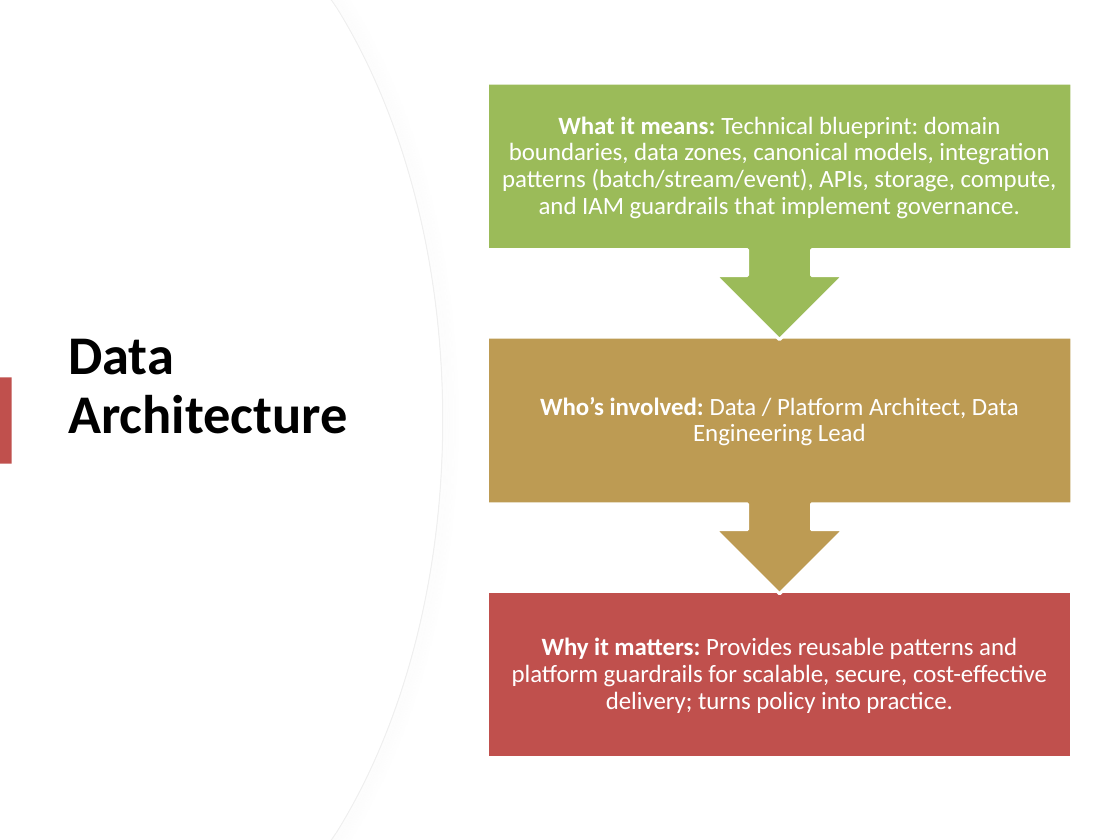
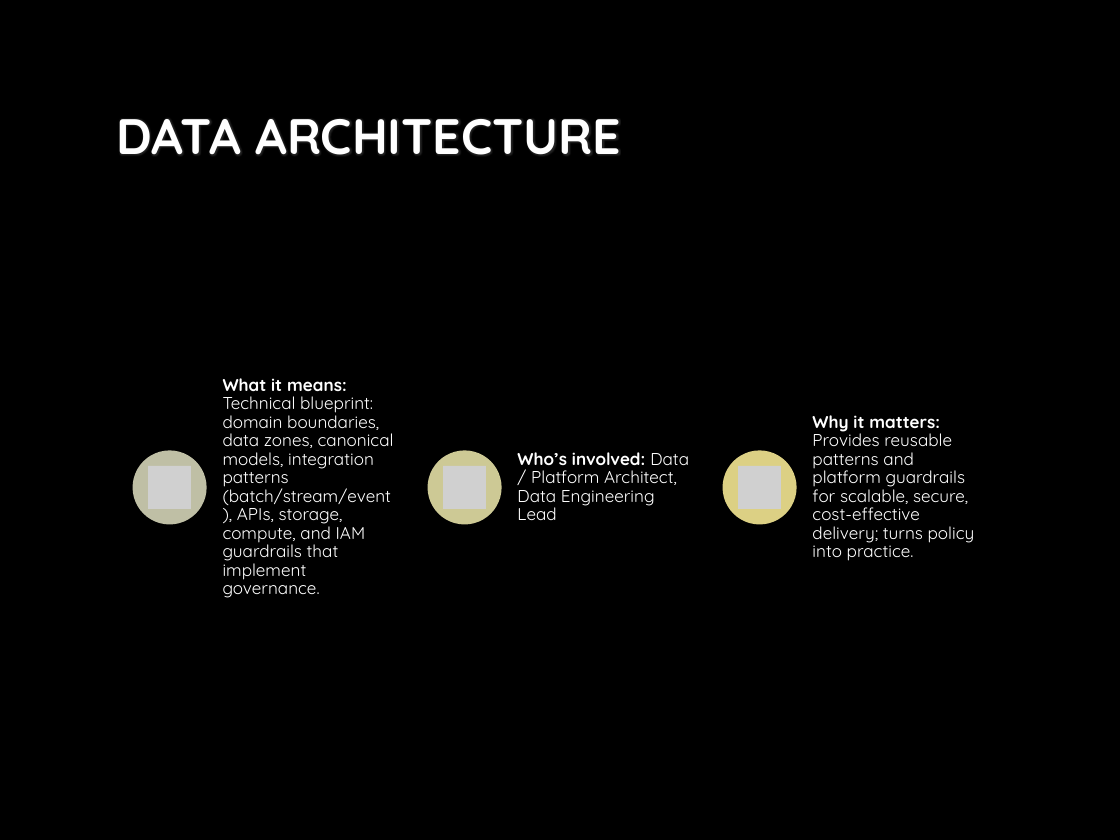
Before and after one commit to mokhayesh/aldin-accelerators, a slide deck: slide 9 of docs/_assets/data-governance-deck.pptx. Drawn at 1120x840 pixels with LibreOffice and Linux fonts; fonts in the diff are those of the drawing; grey boxes stand for pictures; background and template pictures are left out. Boxes give left, top, right and bottom in pixels: in the first picture for what was removed or moved away, otherwise in the second. Text is boxed around its words. In the diff, an @@ line names an element or a change of style, - is before the commit and + after.

```diff
--- a/docs/_assets/data-governance-deck.pptx
+++ b/docs/_assets/data-governance-deck.pptx
@@ background #FFFFFF to picture (left out) @@
@@ freeform shape removed at [0,0,442,840] @@
@@ freeform shape removed at [0,0,442,840] @@
@@ up arrow callout removed at [487,83,1072,339] @@
@@ title at [116,119,621,155]: text changed; size 35 to 32 pt; font Calibri to Quicksand; text colour #000000 to gradient #FFFFFF to #A6A6A6 @@
-Data Architecture
+DATA ARCHITECTURE
@@ up arrow callout removed at [487,337,1072,594] @@
@@ rectangle removed at [0,377,11,464] @@
@@ size 16 to 11 pt, font Calibri to Quicksand; alignment centre to left; less space between paragraphs in 3 elements at [517,452,689,520], [812,415,975,561], [223,378,394,598] @@
@@ text "What it means: Technical blueprint: ...": place and size @@
-text "What it means: Technical blueprint: ..." at [502,116,1057,219]
+text "What it means: Technical blueprint: ..." at [223,378,394,598]
@@ text "Why it matters: Provides reusable ...": place and size @@
-text "Why it matters: Provides reusable ..." at [512,637,1047,713]
+text "Why it matters: Provides reusable ..." at [812,415,975,561]
@@ text "Who’s involved: Data / Platform ...": place and size @@
-text "Who’s involved: Data / Platform ..." at [540,397,1019,446]
+text "Who’s involved: Data / Platform ..." at [517,452,689,520]
@@ group added at [132,450,796,524]: 3 ellipses, 3 pictures @@
@@ rectangle removed at [487,591,1072,758] @@
```
Also in this commit, not shown: 10 other slides changed, 9 other files.
